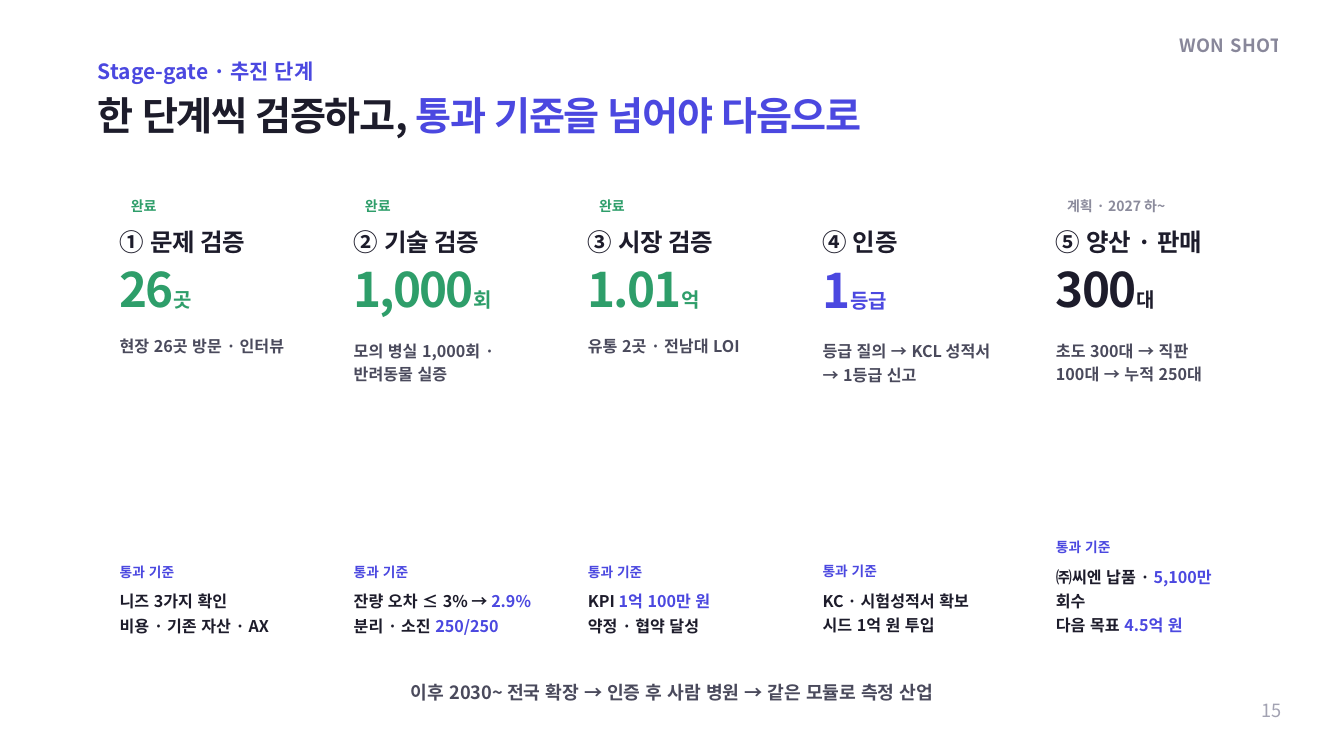
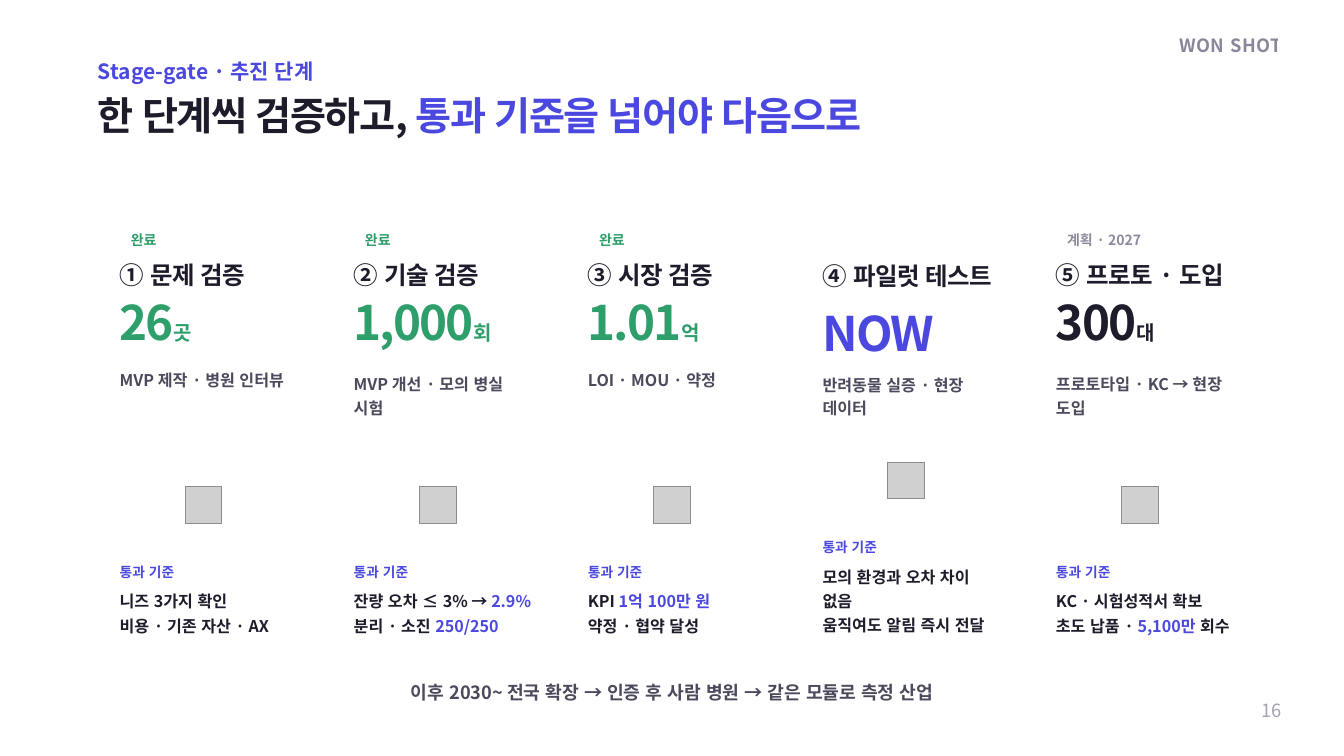
Before and after one commit to yhkwon2004/pet_test, a slide deck: slide 16 of export/INFU-RETRO_IR_WON-SHOT_editable.pptx (slide 15 before the commit). Drawn at 1344x756 pixels with LibreOffice and Linux fonts; fonts in the diff are those of the drawing; grey boxes stand for pictures; background and template pictures are left out. Boxes give left, top, right and bottom in pixels: in the first picture for what was removed or moved away, otherwise in the second. Text is boxed around its words. In the diff, an @@ line names an element or a change of style, - is before the commit and + after.

```diff
--- a/export/INFU-RETRO_IR_WON-SHOT_editable.pptx
+++ b/export/INFU-RETRO_IR_WON-SHOT_editable.pptx
@@ 10 texts: place and size @@
-10 texts at box(120, 199, 1198, 338)
+10 texts at box(120, 233, 1198, 371)
@@ text removed at box(823, 230, 898, 254) @@
-④ 인증
@@ text at box(834, 232, 882, 252): text changed @@
-진행 · 2027 상
+진행 중
@@ text removed at box(1056, 230, 1202, 254) @@
-⑤ 양산 · 판매
@@ text at box(1067, 233, 1141, 246): text changed @@
-계획 · 2027 하~
+계획 · 2027
@@ text added at box(823, 264, 993, 288), 17.5 pt, text #1D1C2B, bold @@
+④ 파일럿 테스트
@@ text added at box(1056, 263, 1224, 287), 17.5 pt, text #1D1C2B, bold @@
+⑤ 프로토 · 도입
@@ text removed at box(823, 270, 907, 339) @@
-1등급
@@ text added at box(823, 315, 935, 352), 34 pt, text #4B48E0, bold @@
+NOW
@@ text removed at box(588, 338, 739, 354) @@
-유통 2곳 · 전남대 LOI
@@ text removed at box(823, 343, 990, 383) @@
-등급 질의 → KCL 성적서 → 1등급 신고
@@ text removed at box(1056, 343, 1202, 382) @@
-초도 300대 → 직판 100대 → 누적 250대
@@ text at box(120, 372, 284, 388): text changed @@
-현장 26곳 방문 · 인터뷰
+MVP 제작 · 병원 인터뷰
@@ text at box(354, 376, 504, 416): text changed @@
-모의 병실 1,000회 · 반려동물 실증
+MVP 개선 · 모의 병실 시험
@@ text added at box(588, 372, 716, 388), 11.5 pt, text #4A4A5C, bold @@
+LOI · MOU · 약정
@@ text added at box(823, 377, 964, 416), 11.5 pt, text #4A4A5C, bold @@
+반려동물 실증 · 현장 데이터
@@ text added at box(1056, 376, 1222, 416), 11.5 pt, text #4A4A5C, bold @@
+프로토타입 · KC → 현장 도입
@@ picture added at box(888, 462, 925, 498) @@
@@ picture added at box(186, 487, 222, 523) @@
@@ picture added at box(419, 487, 456, 523) @@
@@ picture added at box(654, 487, 691, 523) @@
@@ picture added at box(1122, 487, 1158, 523) @@
@@ text "통과 기준": place and size @@
-text "통과 기준" at box(823, 564, 877, 577)
+text "통과 기준" at box(823, 540, 877, 553)
@@ text added at box(823, 569, 985, 633), 11.5 pt, text #1D1C2B, bold @@
+모의 환경과 오차 차이 없음
+움직여도 알림 즉시 전달
@@ text "통과 기준": place and size @@
-text "통과 기준" at box(1056, 540, 1110, 553)
+text "통과 기준" at box(1056, 565, 1110, 578)
@@ text removed at box(823, 593, 969, 633) @@
-KC · 시험성적서 확보
-시드 1억 원 투입
@@ text at box(1056, 593, 1230, 636): text changed @@
-㈜씨엔 납품 · 5,100만 회수
-다음 목표 4.5억 원
+KC · 시험성적서 확보
+초도 납품 · 5,100만 회수
@@ text at box(1262, 703, 1282, 717): text changed @@
-15
+16
```
Also in this commit, not shown: 19 other slides changed, 2 slides added, 2 other files.
